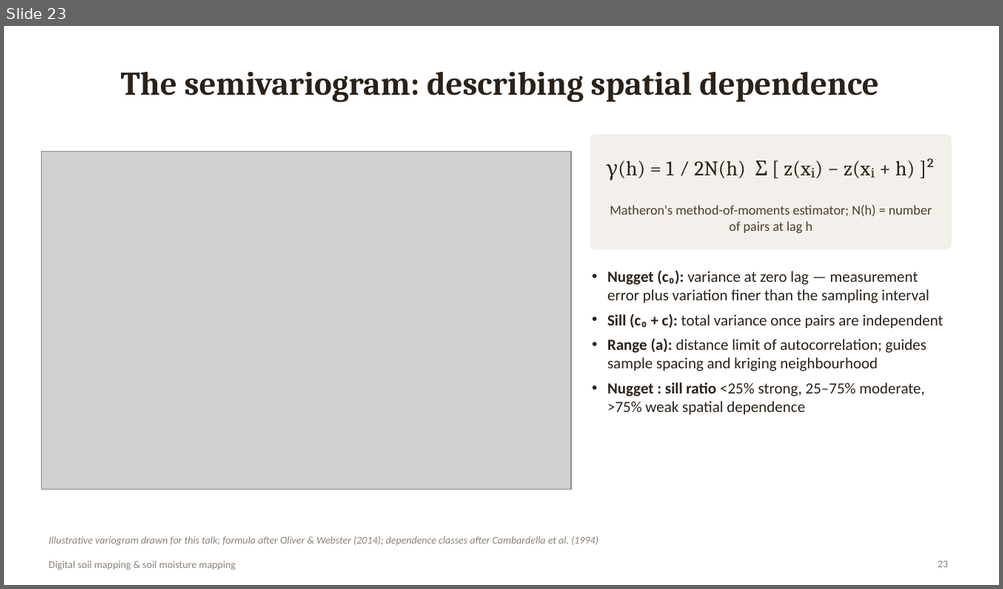
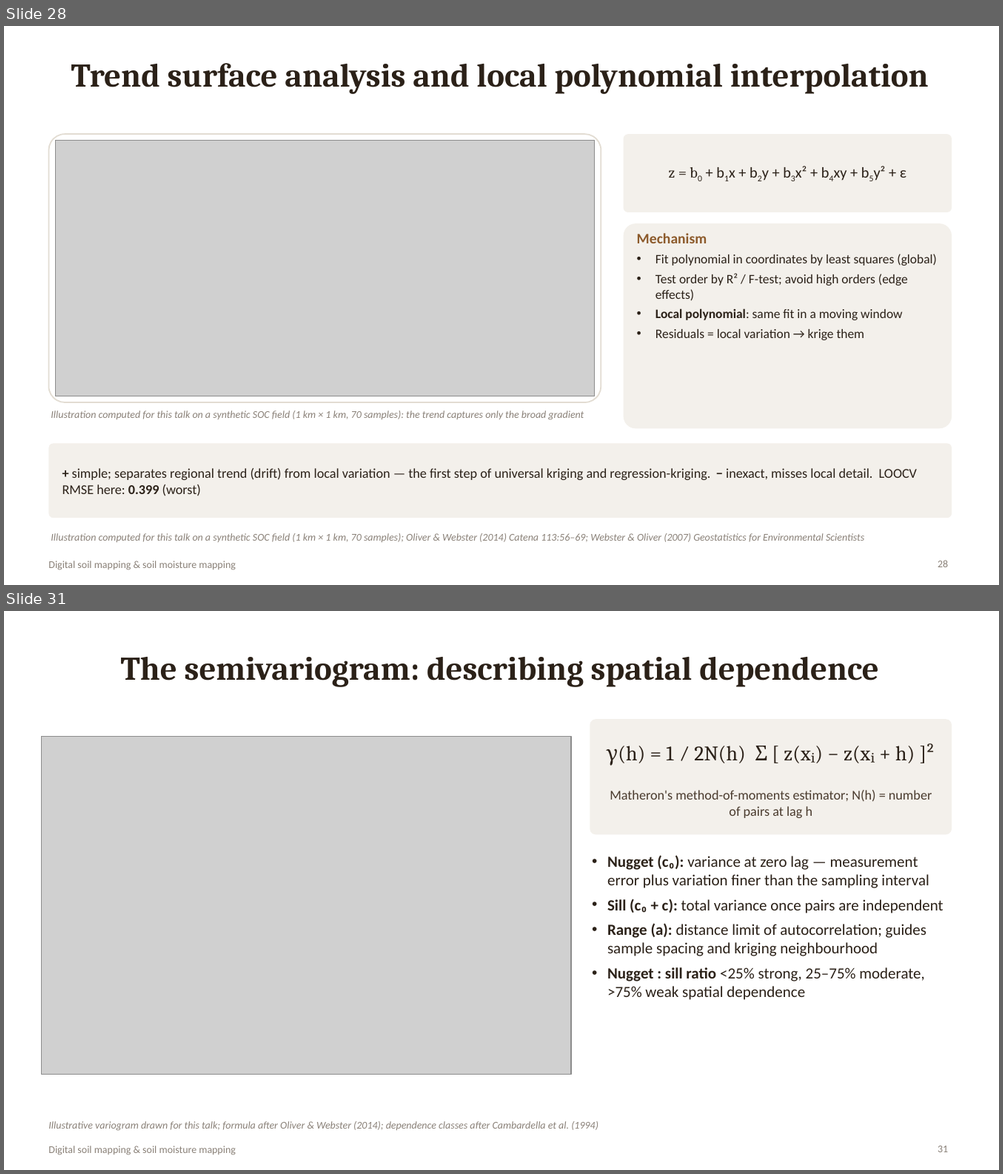
Before and after one commit to animesh270799-ctrl/meta, a slide deck: DSM_Soil_Moisture_Mapping.pptx. Shown one above the other, each under a label of ours: slide 23 before the commit, slides 28 and 31 after it; the slides between them are not shown. The pictures are 1003x589 and 1003x1174 pixels, drawn with LibreOffice and Linux fonts; fonts in the diff are those of the drawing; grey boxes stand for pictures. Boxes give left, top, right and bottom in pixels: in the first picture for what was removed or moved away, otherwise in the second. Text is boxed around its words. In the diff, an @@ line names an element or a change of style, - is before the commit and + after.

```diff
--- a/DSM_Soil_Moisture_Mapping.pptx
+++ b/DSM_Soil_Moisture_Mapping.pptx
@@ slide 28 added at [4, 26, 999, 585], background #FFFFFF; not listed: 1 template element that a slide beside it also shows @@
@@ title added at [71, 63, 928, 94], 32 pt, text #2B2118, bold @@
+Trend surface analysis and local polynomial interpolation
@@ rounded rectangle added at [48, 134, 601, 403], fill #FFFFFF, outline #E2DCD2 1.25 pt @@
@@ rounded rectangle added at [623, 134, 951, 212], fill #F3F0EB @@
@@ picture added at [56, 140, 595, 397] @@
@@ text added at [669, 170, 906, 178], 14.5 pt, text #2B2118 @@
+z = b0 + b1x + b2y + b3x² + b4xy + b5y² + ε
@@ rounded rectangle added at [623, 224, 951, 429], fill #F3F0EB @@
@@ text added at [637, 233, 936, 340], 12.5 pt, text #2B2118 @@
+Mechanism
+• Fit polynomial in coordinates by least squares (global)
+• Test order by R² / F-test; avoid high orders (edge effects)
+• Local polynomial: same fit in a moving window
+• Residuals = local variation → krige them
@@ text added at [51, 411, 583, 420], 10 pt, text #8A8178, italic @@
+Illustration computed for this talk on a synthetic SOC field (1 km × 1 km, 70 samples): the trend captures only the broad gradient
@@ rounded rectangle added at [48, 444, 951, 518], fill #F3F0EB @@
@@ text added at [62, 469, 916, 497], 13 pt, text #2B2118 @@
++ simple; separates regional trend (drift) from local variation — the first step of universal kriging and regression-kriging. − inexact, misses local detail. LOOCV RMSE here: 0.399 (worst)
@@ text added at [51, 534, 864, 543], 10 pt, text #8A8178, italic @@
+Illustration computed for this talk on a synthetic SOC field (1 km × 1 km, 70 samples); Oliver & Webster (2014) Catena 113:56–69; Webster & Oliver (2007) Geostatistics for Environmental Scientists
@@ page number added at [937, 560, 948, 568], 10 pt, text #8A8178 @@
+28
@@ what was slide 23 is now slide 31 @@
@@ page number at [937, 1146, 948, 1153]: text changed @@
-23
+31
```
Also in this commit, not shown: 1 slide changed, 13 other slides added.
